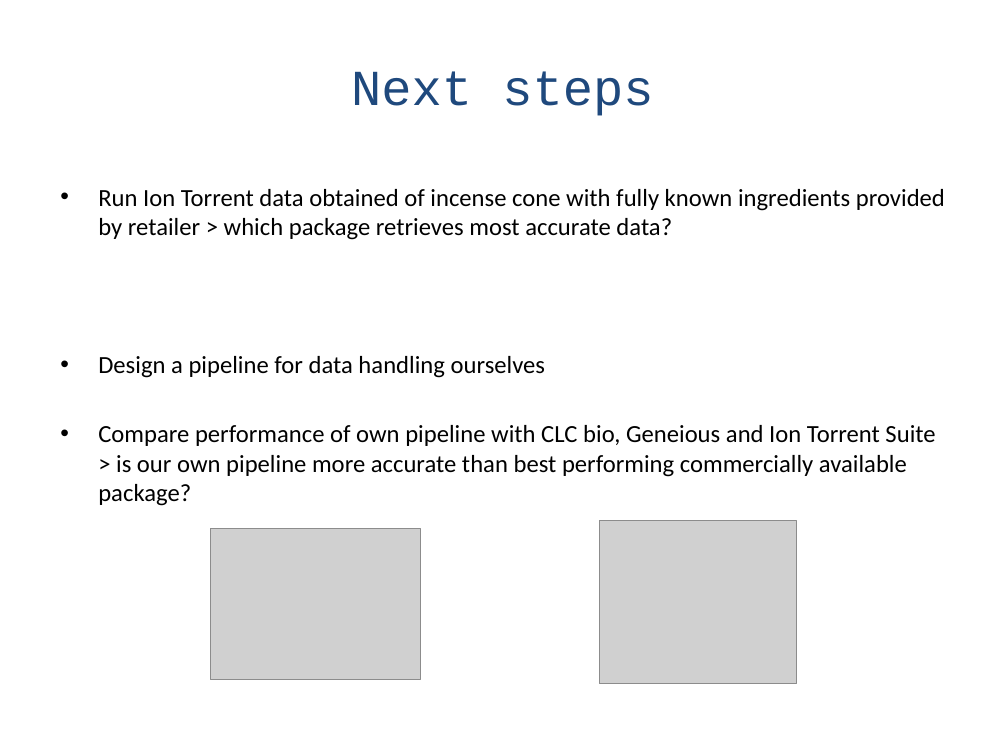
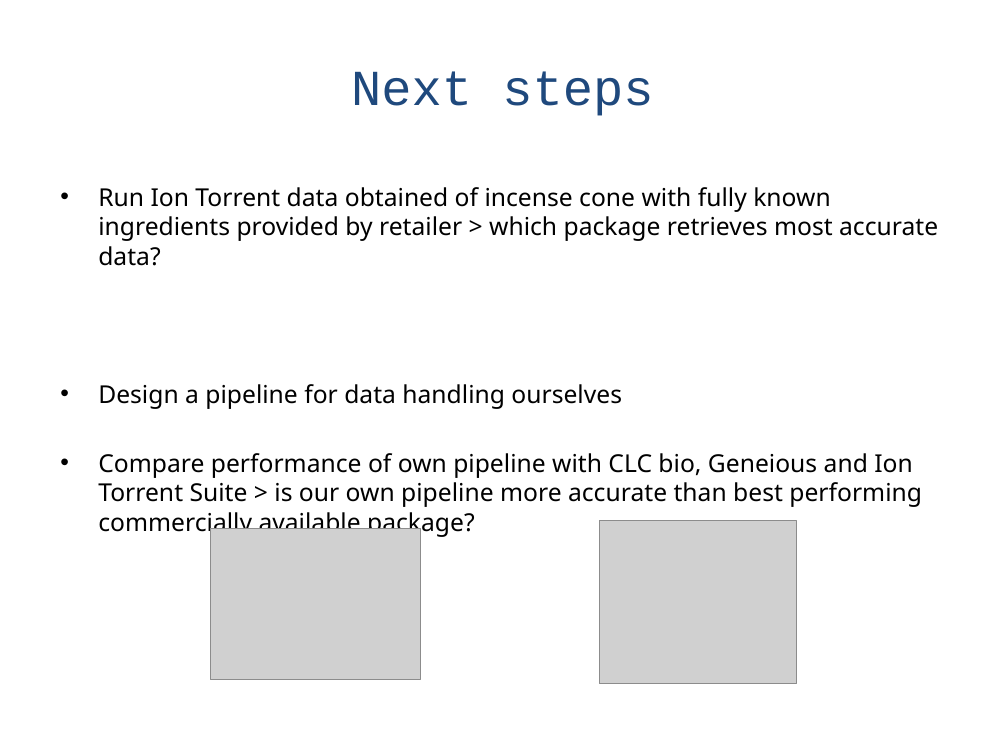
Before and after one commit to naturalis/HTS-barcode-checker, a slide deck: slide 19 of doc/Presentation.pptx (slide 18 before the commit). Drawn at 1008x756 pixels with LibreOffice and Linux fonts; fonts in the diff are those of the drawing; grey boxes stand for pictures. Boxes give left, top, right and bottom in pixels: in the first picture for what was removed or moved away, otherwise in the second. Text is boxed around its words. In the diff, an @@ line names an element or a change of style, - is before the commit and + after.

```diff
--- a/doc/Presentation.pptx
+++ b/doc/Presentation.pptx
@@ text "Run Ion Torrent data obtained ..." at [98, 187, 938, 538]: font Calibri to Noto Sans @@
```
Also in this commit, not shown: 5 other slides changed, 2 slides added, 1 slide removed, 7 other files.
